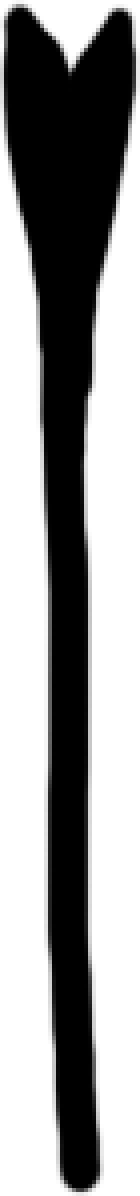
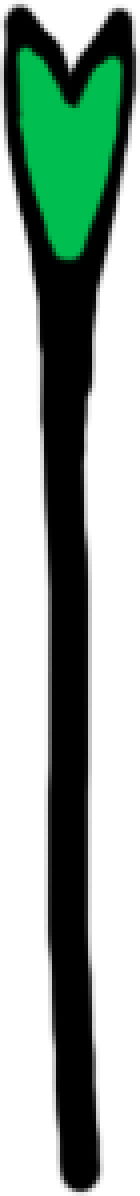
Before/after of a 140px x 1196px layered artwork. What changed in the layer stack:
added layer "AlchemistStaff" above "ShamantStaff" over [left=16, top=44, right=124, bottom=264]
